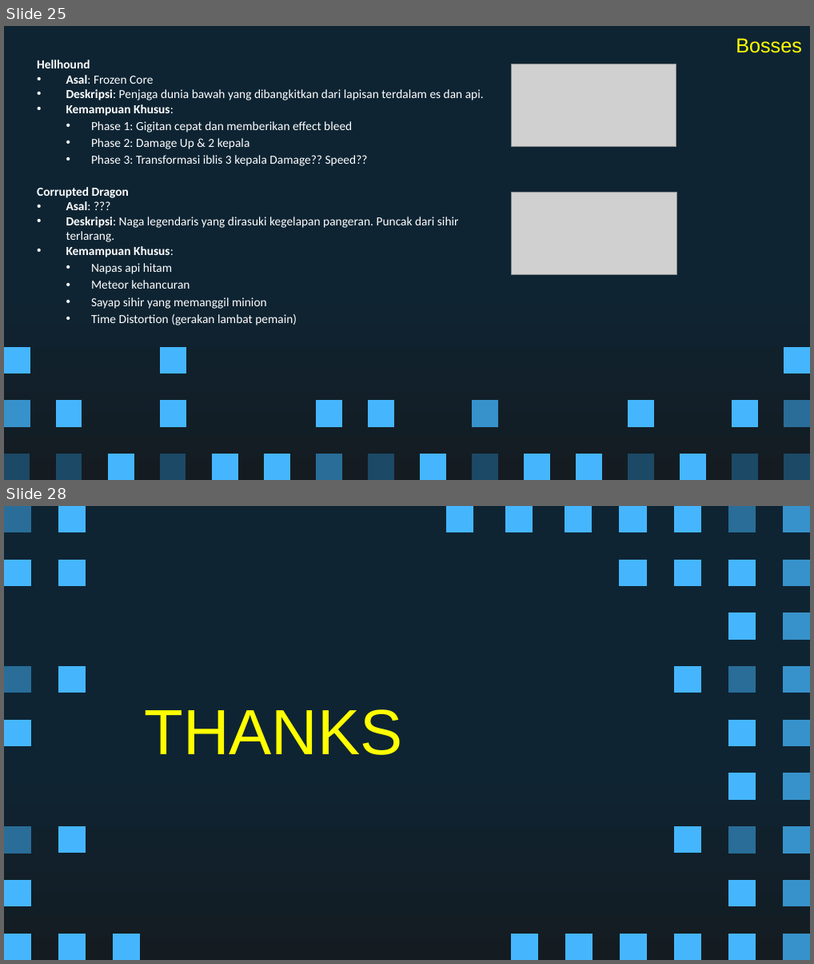
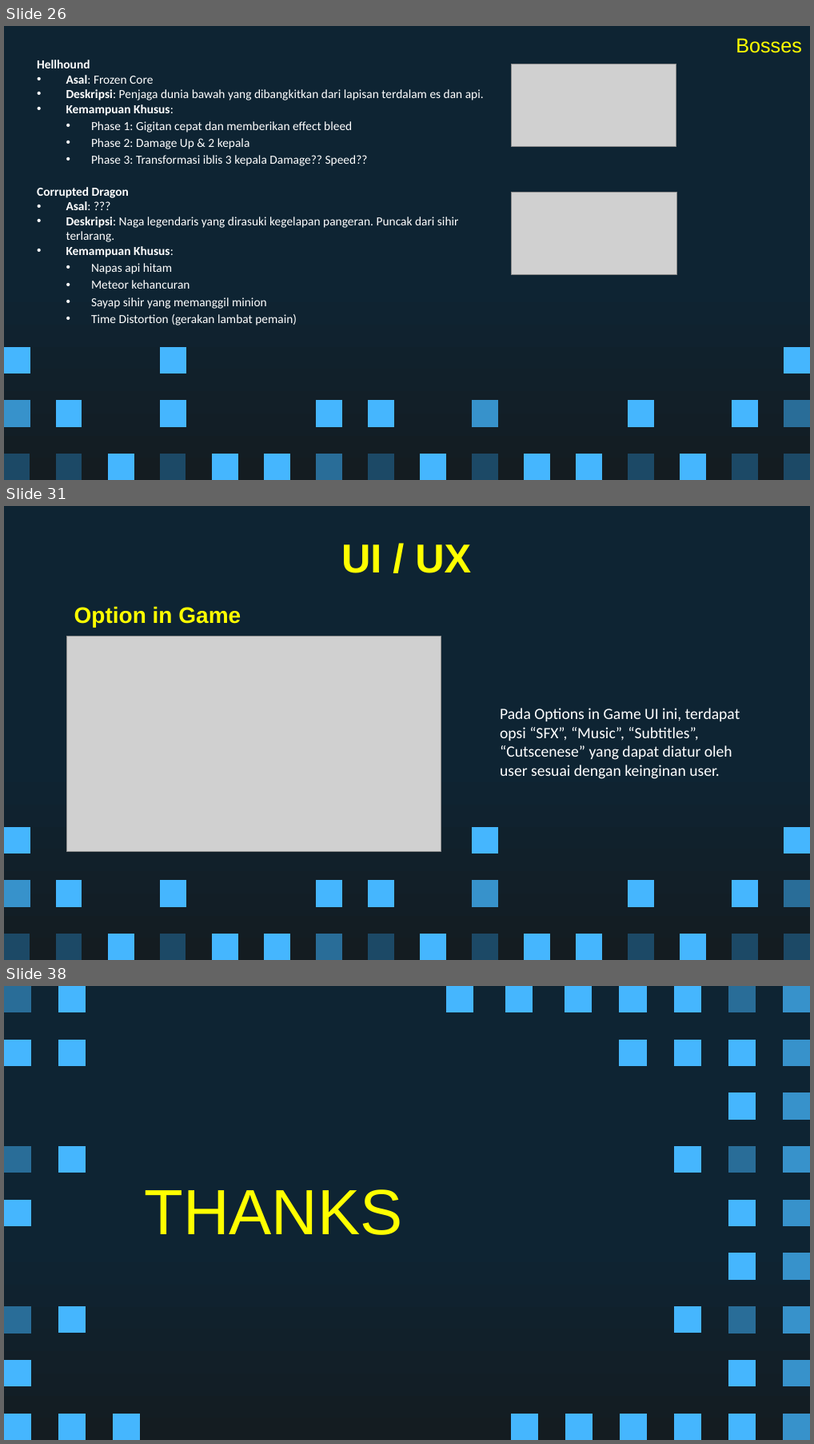
Before and after one commit to Ricardhad/gameProgProject, a slide deck: Super Pixel Vintage Gaming by Slidesgo.pptx. Shown one above the other, each under a label of ours: slides 25 and 28 before the commit, slides 26, 31 and 38 after it; the slides between them are not shown. The pictures are 814x964 and 814x1444 pixels, drawn with LibreOffice and Linux fonts; fonts in the diff are those of the drawing; grey boxes stand for pictures. Boxes give left, top, right and bottom in pixels: in the first picture for what was removed or moved away, otherwise in the second. Text is boxed around its words. In the diff, an @@ line names an element or a change of style, - is before the commit and + after.

```diff
--- a/Super Pixel Vintage Gaming by Slidesgo.pptx
+++ b/Super Pixel Vintage Gaming by Slidesgo.pptx
@@ slide 31 added at bbox=[4, 506, 810, 960], background gradient #0E2433 to #141C21; not listed: 27 template elements that a slide beside it also shows @@
@@ title added at bbox=[342, 544, 471, 573], 36 pt, text #FFFF00, bold @@
+UI / UX
@@ text added at bbox=[74, 606, 241, 627], 20 pt, text #FFFF00, bold @@
+Option in Game
@@ picture added at bbox=[67, 636, 441, 851] @@
@@ text added at bbox=[500, 708, 740, 779], 14 pt, text #FFFFFF @@
+Pada Options in Game UI ini, terdapat opsi “SFX”, “Music”, “Subtitles”, “Cutscenese” yang dapat diatur oleh user sesuai dengan keinginan user.
@@ freeform shape added at bbox=[472, 827, 498, 853], fill #45B6FE @@
@@ what was slide 25 is now slide 26 @@
@@ what was slide 28 is now slide 38 @@
```
Also in this commit, not shown: 1 slide changed, 9 other slides added, 4 other files.
